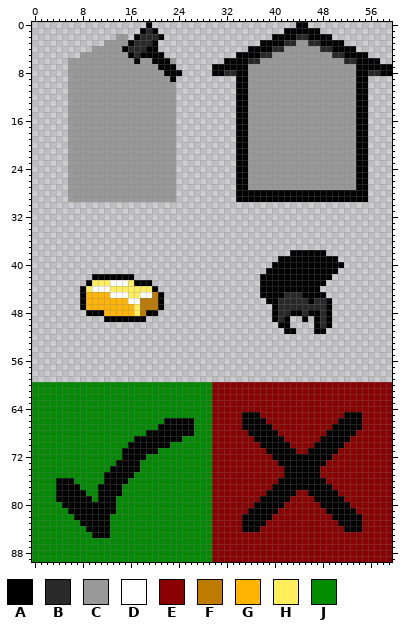
One commit to this sprite sheet: images/builds.png. The picture above was drawn from the file before the commit.
The file is 60x90 pixels.
Palette (. is transparent): A #000000  B #292929  C #999999  D #ffffff  E #8b0000  F #be7b00  G #ffb501  H #ffee5b  J #008b00
Pixels before, first column x 0:
 0 ...................A........................AA..............
 1 ..................ABA.....................AAAAAA............
 2 ..............CC.ABBBA..................AAAABBAAAA..........
 3 ............CCCCABBBA.................AAAABBCCBBAAAA........
 4 ..........CCCCCABBBAA...............AAAABBCCCCCCBBAAAA......
 5 ........CCCCCCCCABAAAA............AAAABBCCCCCCCCCCBBAAAA....
 6 ......CCCCCCCCCCCACCAAAC........AAAABBCCCCCCCCCCCCCCBBAAAA..
 7 ......CCCCCCCCCCCCCCCAAA......AAAAAACCCCCCCCCCCCCCCCCCAAAAAA
 8 ......CCCCCCCCCCCCCCCCAAA.....AABBAACCCCCCCCCCCCCCCCCCAABBAA
 9 ......CCCCCCCCCCCCCCCCCA..........AACCCCCCCCCCCCCCCCCCAA....
10 ......CCCCCCCCCCCCCCCCCC..........AACCCCCCCCCCCCCCCCCCAA....
11 ......CCCCCCCCCCCCCCCCCC..........AACCCCCCCCCCCCCCCCCCAA....
12 ......CCCCCCCCCCCCCCCCCC..........AACCCCCCCCCCCCCCCCCCAA....
13 ......CCCCCCCCCCCCCCCCCC..........AACCCCCCCCCCCCCCCCCCAA....
14 ......CCCCCCCCCCCCCCCCCC..........AACCCCCCCCCCCCCCCCCCAA....
15 ......CCCCCCCCCCCCCCCCCC..........AACCCCCCCCCCCCCCCCCCAA....
16 ......CCCCCCCCCCCCCCCCCC..........AACCCCCCCCCCCCCCCCCCAA....
17 ......CCCCCCCCCCCCCCCCCC..........AACCCCCCCCCCCCCCCCCCAA....
18 ......CCCCCCCCCCCCCCCCCC..........AACCCCCCCCCCCCCCCCCCAA....
19 ......CCCCCCCCCCCCCCCCCC..........AACCCCCCCCCCCCCCCCCCAA....
20 ......CCCCCCCCCCCCCCCCCC..........AACCCCCCCCCCCCCCCCCCAA....
21 ......CCCCCCCCCCCCCCCCCC..........AACCCCCCCCCCCCCCCCCCAA....
22 ......CCCCCCCCCCCCCCCCCC..........AACCCCCCCCCCCCCCCCCCAA....
23 ......CCCCCCCCCCCCCCCCCC..........AACCCCCCCCCCCCCCCCCCAA....
24 ......CCCCCCCCCCCCCCCCCC..........AACCCCCCCCCCCCCCCCCCAA....
25 ......CCCCCCCCCCCCCCCCCC..........AACCCCCCCCCCCCCCCCCCAA....
26 ......CCCCCCCCCCCCCCCCCC..........AACCCCCCCCCCCCCCCCCCAA....
27 ......CCCCCCCCCCCCCCCCCC..........AACCCCCCCCCCCCCCCCCCAA....
28 ......CCCCCCCCCCCCCCCCCC..........AAAAAAAAAAAAAAAAAAAAAA....
29 ......CCCCCCCCCCCCCCCCCC..........AAAAAAAAAAAAAAAAAAAAAA....
30 ............................................................
31 ............................................................
32 ............................................................
33 ............................................................
34 ............................................................
35 ............................................................
36 ............................................................
37 ............................................................
38 ...........................................AAAAAA...........
39 .........................................AAAAAAAAAA.........
40 ........................................AAAAAAAAAAAA........
41 .......................................AAAAAAAAAAAA.........
42 ..........AAAAAAA.....................AAAAAAAAAAAA..........
43 .........AHHHDDDHAAA..................AAAAAAAAAAA...........
44 ........AHDDDHHHHHHHA.................AAAAAAAAAA............
45 ........AGGGGDDDHHDDFA................AAAABBBAAAA...........
46 ........AGGGGGGGDDFFFA.................AABBBBBABBA..........
47 ........AGGGGGGGGHFFFA..................ABBBBBBBBA..........
48 .........AAAGGGGGHFAA...................ABBAABAABA..........
49 ............AAAAAAA.....................ABA..A.ABA..........
50 .........................................AA....ABA..........
51 ..........................................AA...AA...........
52 ............................................................
53 ............................................................
54 ............................................................
55 ............................................................
56 ............................................................
57 ............................................................
58 ............................................................
59 ............................................................
60 JJJJJJJJJJJJJJJJJJJJJJJJJJJJJJEEEEEEEEEEEEEEEEEEEEEEEEEEEEEE
61 JJJJJJJJJJJJJJJJJJJJJJJJJJJJJJEEEEEEEEEEEEEEEEEEEEEEEEEEEEEE
62 JJJJJJJJJJJJJJJJJJJJJJJJJJJJJJEEEEEEEEEEEEEEEEEEEEEEEEEEEEEE
63 JJJJJJJJJJJJJJJJJJJJJJJJJJJJJJEEEEEEEEEEEEEEEEEEEEEEEEEEEEEE
64 JJJJJJJJJJJJJJJJJJJJJJJJJJJJJJEEEEEEEEEEEEEEEEEEEEEEEEEEEEEE
65 JJJJJJJJJJJJJJJJJJJJJJJJJJJJJJEEEEEAAAEEEEEEEEEEEEEEAAAEEEEE
66 JJJJJJJJJJJJJJJJJJJJJJAAAAAJJJEEEEEAAAAEEEEEEEEEEEEAAAAEEEEE
67 JJJJJJJJJJJJJJJJJJJJJAAAAAAJJJEEEEEAAAAAEEEEEEEEEEAAAAAEEEEE
68 JJJJJJJJJJJJJJJJJJJAAAAAAAAJJJEEEEEEAAAAAEEEEEEEEAAAAAEEEEEE
69 JJJJJJJJJJJJJJJJJAAAAAAAAJJJJJEEEEEEEAAAAAEEEEEEAAAAAEEEEEEE
70 JJJJJJJJJJJJJJJJAAAAAAAJJJJJJJEEEEEEEEAAAAAEEEEAAAAAEEEEEEEE
71 JJJJJJJJJJJJJJJAAAAAAJJJJJJJJJEEEEEEEEEAAAAAEEAAAAAEEEEEEEEE
72 JJJJJJJJJJJJJJJAAAAJJJJJJJJJJJEEEEEEEEEEAAAAAAAAAAEEEEEEEEEE
73 JJJJJJJJJJJJJJAAAAJJJJJJJJJJJJEEEEEEEEEEEAAAAAAAAEEEEEEEEEEE
74 JJJJJJJJJJJJJAAAAAJJJJJJJJJJJJEEEEEEEEEEEEAAAAAAEEEEEEEEEEEE
75 JJJJJJJJJJJJAAAAAJJJJJJJJJJJJJEEEEEEEEEEEEAAAAAAEEEEEEEEEEEE
76 JJJJAAAJJJJJAAAAJJJJJJJJJJJJJJEEEEEEEEEEEAAAAAAAAEEEEEEEEEEE
77 JJJJAAAAJJJAAAAJJJJJJJJJJJJJJJEEEEEEEEEEAAAAAAAAAAEEEEEEEEEE
78 JJJJAAAAAJJAAAAJJJJJJJJJJJJJJJEEEEEEEEEAAAAAEEAAAAAEEEEEEEEE
79 JJJJAAAAAAJAAAJJJJJJJJJJJJJJJJEEEEEEEEAAAAAEEEEAAAAAEEEEEEEE
80 JJJJJAAAAAAAAAJJJJJJJJJJJJJJJJEEEEEEEAAAAAEEEEEEAAAAAEEEEEEE
81 JJJJJJAAAAAAAAJJJJJJJJJJJJJJJJEEEEEEAAAAAEEEEEEEEAAAAAEEEEEE
82 JJJJJJJAAAAAAJJJJJJJJJJJJJJJJJEEEEEAAAAAEEEEEEEEEEAAAAAEEEEE
83 JJJJJJJJAAAAAJJJJJJJJJJJJJJJJJEEEEEAAAAEEEEEEEEEEEEAAAAEEEEE
84 JJJJJJJJJAAAAJJJJJJJJJJJJJJJJJEEEEEAAAEEEEEEEEEEEEEEAAAEEEEE
85 JJJJJJJJJJAAAJJJJJJJJJJJJJJJJJEEEEEEEEEEEEEEEEEEEEEEEEEEEEEE
86 JJJJJJJJJJJJJJJJJJJJJJJJJJJJJJEEEEEEEEEEEEEEEEEEEEEEEEEEEEEE
87 JJJJJJJJJJJJJJJJJJJJJJJJJJJJJJEEEEEEEEEEEEEEEEEEEEEEEEEEEEEE
88 JJJJJJJJJJJJJJJJJJJJJJJJJJJJJJEEEEEEEEEEEEEEEEEEEEEEEEEEEEEE
89 JJJJJJJJJJJJJJJJJJJJJJJJJJJJJJEEEEEEEEEEEEEEEEEEEEEEEEEEEEEE
And afterwards:
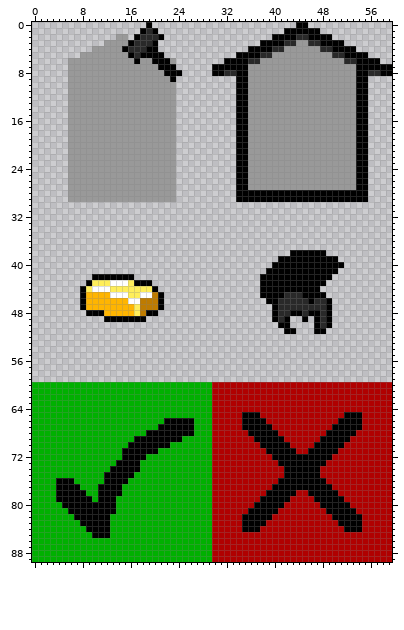
Changes in this commit:
Colour E changes from #8b0000 to #b00000.
Colour J changes from #008b00 to #00b000.
Changed places in both pictures, as pixel boxes (x1, y1, x2, y2):
changed: (32, 382, 392, 562)
